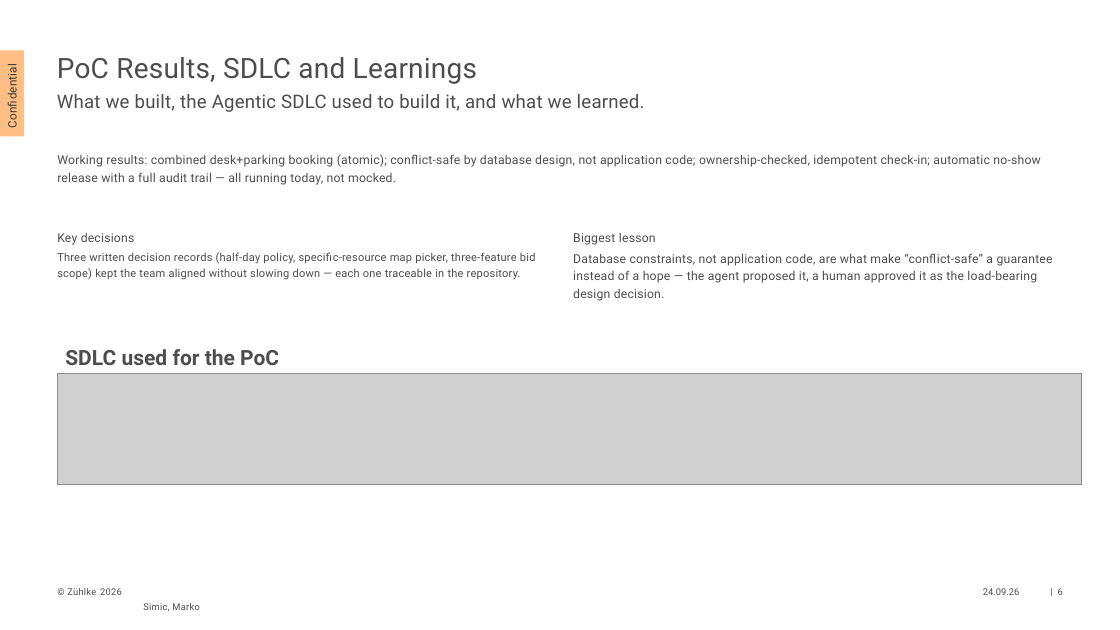
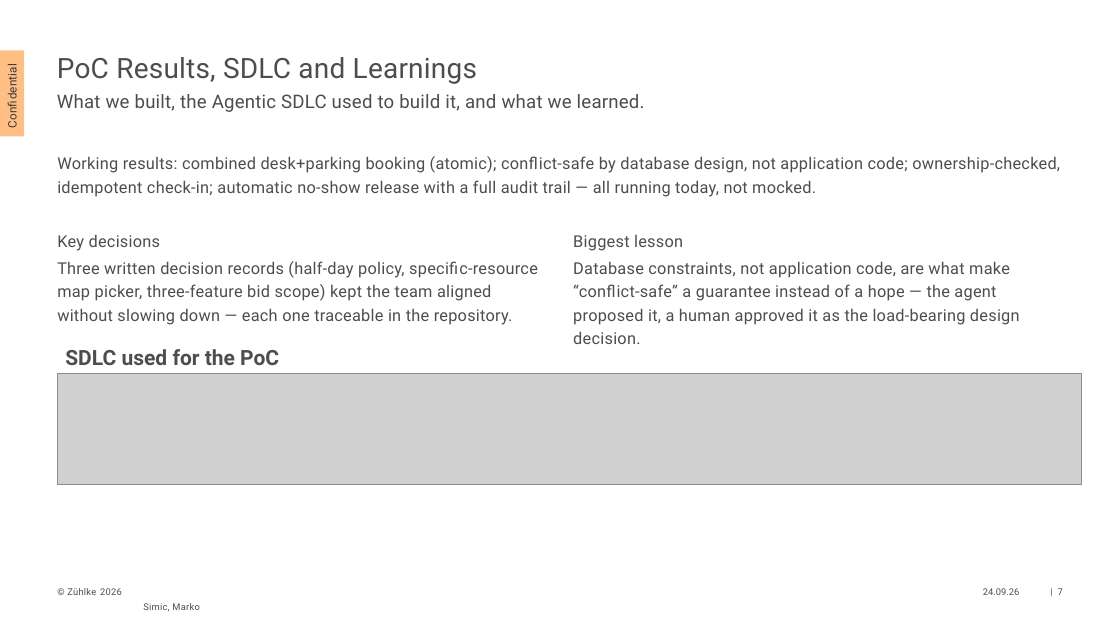
Before and after one commit to mirm-x/smart-office, a slide deck: slide 7 of docs/proposal/bid-deck/smart-office-client-proposal.pptx (slide 6 before the commit). Drawn at 1120x630 pixels with LibreOffice and Linux fonts; fonts in the diff are those of the drawing; grey boxes stand for pictures. Boxes give left, top, right and bottom in pixels: in the first picture for what was removed or moved away, otherwise in the second. Text is boxed around its words. In the diff, an @@ line names an element or a change of style, - is before the commit and + after.

```diff
--- a/docs/proposal/bid-deck/smart-office-client-proposal.pptx
+++ b/docs/proposal/bid-deck/smart-office-client-proposal.pptx
@@ text "Working results: combined desk+parking booking ..." at (57,156,1060,197): size 10.5 to 14 pt @@
@@ text "Key decisions" at (57,234,538,325): size 10.5 to 14 pt in "Key decisions"; size 9.5 to 14 pt @@
@@ text "Biggest lesson" at (573,235,1020,344): size 10.5 to 14 pt @@
@@ page number at (1058,588,1063,595): text changed @@
-| 6
+| 7
```
Also in this commit, not shown: 5 other slides changed, 1 slide added, 1 slide removed.
